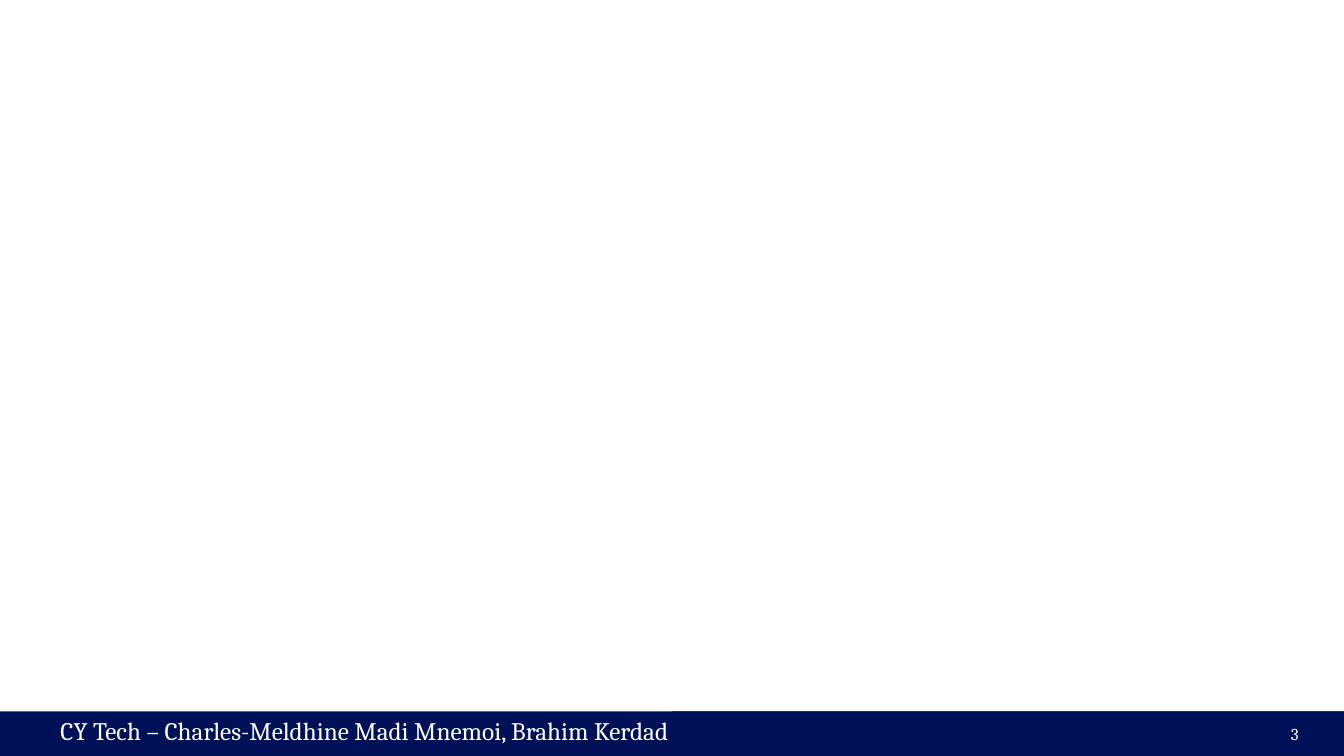
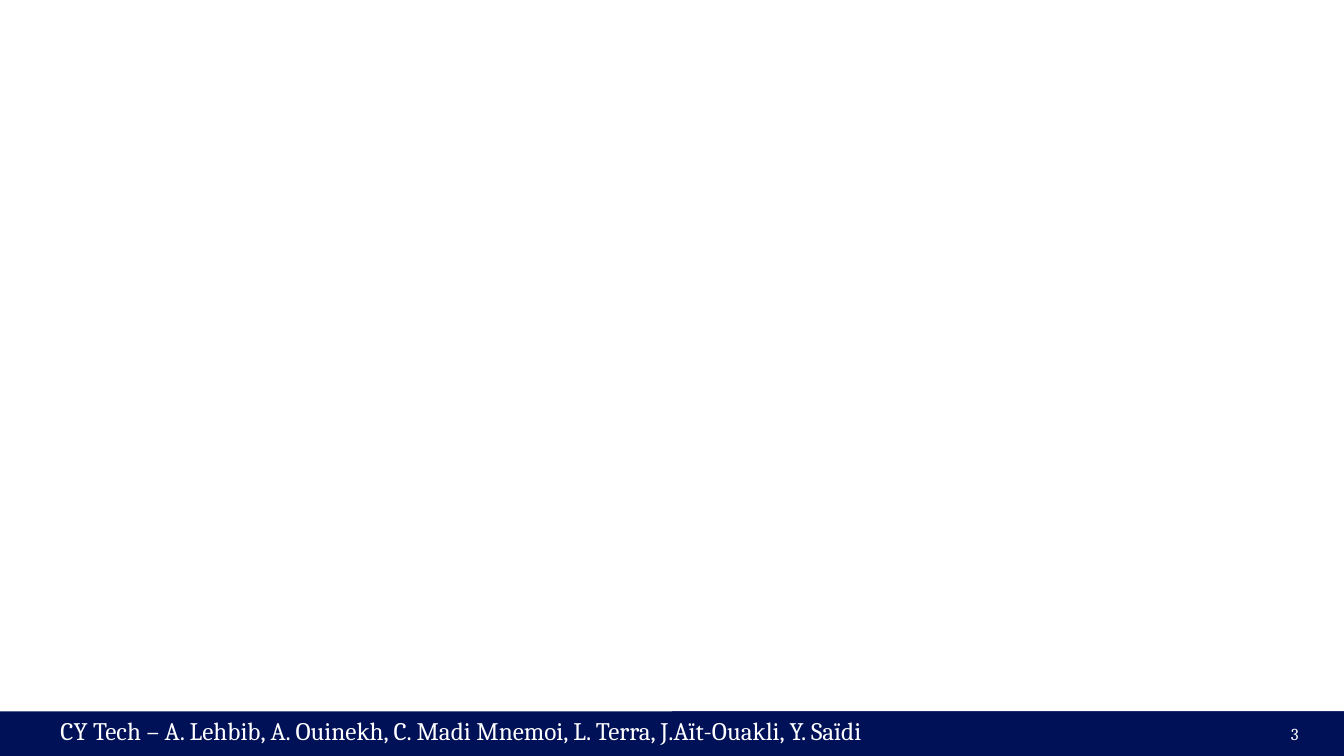
Before and after one commit to cmnemoi/cytech_sparks, a slide deck: slide 3 of presentation.pptx. Drawn at 1344x756 pixels with LibreOffice and Linux fonts; fonts in the diff are those of the drawing; background and template pictures are left out. Boxes give left, top, right and bottom in pixels: in the first picture for what was removed or moved away, otherwise in the second. Text is boxed around its words. In the diff, an @@ line names an element or a change of style, - is before the commit and + after.

```diff
--- a/presentation.pptx
+++ b/presentation.pptx
@@ text at (103,722,861,745): text changed @@
-CY Tech – Charles-Meldhine Madi Mnemoi, Brahim Kerdad
+CY Tech – A. Lehbib, A. Ouinekh, C. Madi Mnemoi, L. Terra, J.Aït-Ouakli, Y. Saïdi
```
Also in this commit, not shown: 11 other slides changed, 1 other file.
